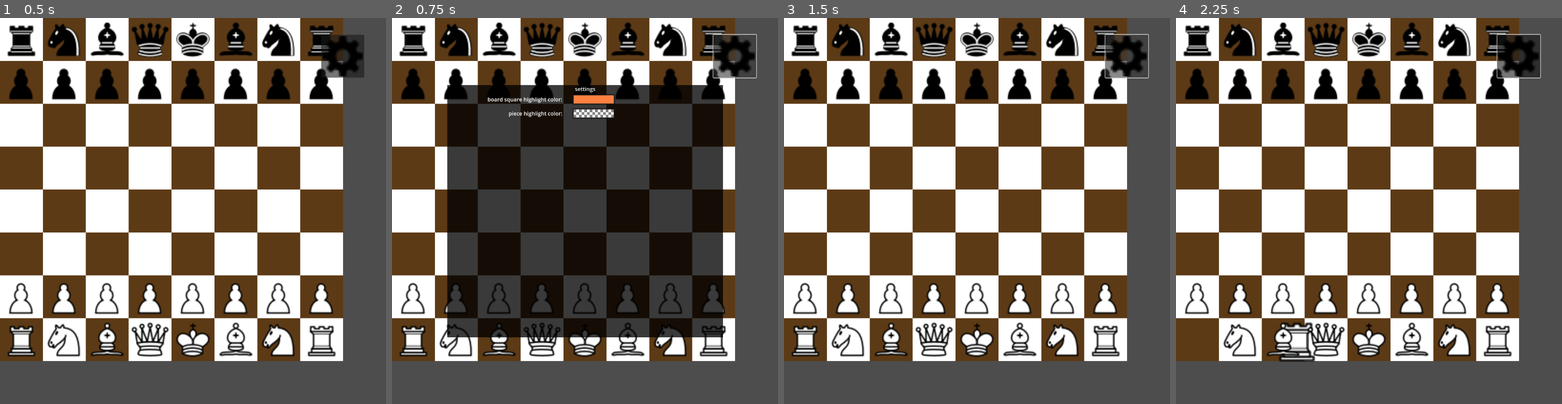
Above: before the commit, frames 1-4 (left to right).
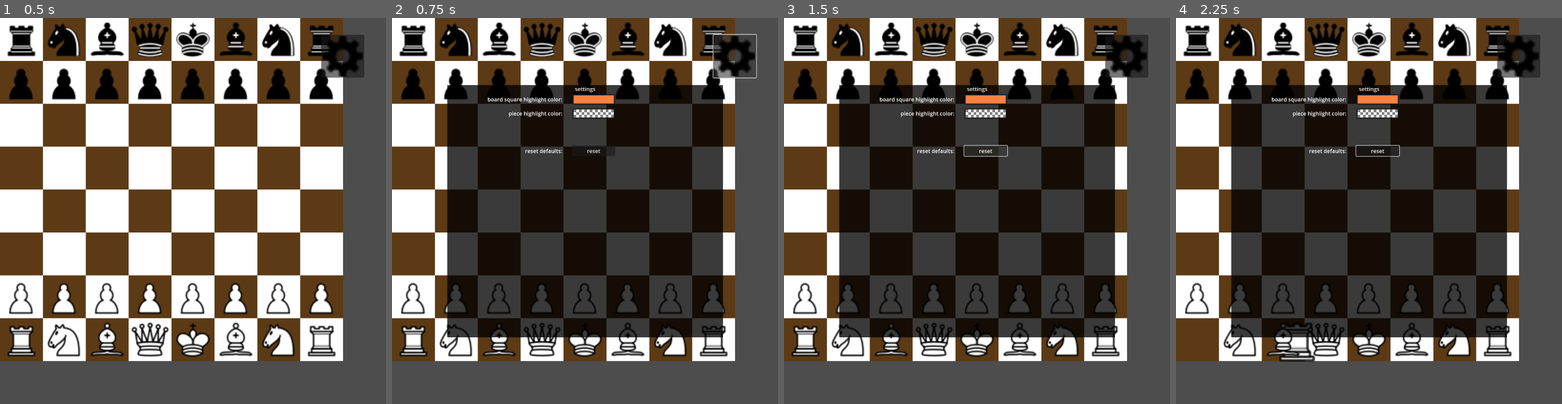
Above: after the commit, the same moments.

Repository: telamonian/chess_2d
Game: Godot game, scene res://game/game_2d.tscn
Two runs of this game, one before a commit and one after it. Both use one fixed random seed, a clock stepped at 60 frames per second and the inputs below.
Inputs (mouse positions are in pixels of both pictures, inside the frame that each line leads up to; where the layout moved, square brackets give the same spot in the first picture):
- Up to frame 1 (0.5 s): no input
- Up to frame 2 (0.75 s): click (735, 56) at 0.5 s
- Up to frame 3 (1.5 s): click (984, 149) [1127, 56] at 1.25 s
- Up to frame 4 (2.25 s): drag from (1199, 338) to (1496, 338) at 2.02 s

Frame 1 is identical in both runs. In frame 2, less than 0.1% of the frame differs, in the area x 34-54%, y 33-36%; in frame 3, 45%, in the area x 14-95%, y 4-83%; in frame 4, 45%.

Commit message:
closes #1. Adds a functional "reset" button to bottom of settings menu

Diff:
--- a/game/settings/board_highlight_picker_button.gd
+++ b/game/settings/board_highlight_picker_button.gd
@@ -1,11 +1,14 @@
 extends ColorPickerButton
 
-var opt = Opt.get_option_by_section("game", "square_highlight")
+var opt_section = "game"
+var opt_name = "square_highlight"
 
-# Called when the node enters the scene tree for the first time.
+func set_button_color(opt: Opt.Option):
+  color = opt.value
+
 func _ready() -> void:
-  color = opt.value
+  Opt.subscribe(opt_section, opt_name, set_button_color)
   color_changed.connect(_on_color_changed)
 
 func _on_color_changed(new_color: Color):
-  Opt.set_option_value(opt.section, opt.name, new_color)
+  Opt.set_option_value(opt_section, opt_name, new_color)
--- a/game/settings/piece_highlight_picker_button.gd
+++ b/game/settings/piece_highlight_picker_button.gd
@@ -1,11 +1,14 @@
 extends ColorPickerButton
 
-var opt = Opt.get_option_by_section("game", "piece_highlight")
+var opt_section = "game"
+var opt_name = "piece_highlight"
 
-# Called when the node enters the scene tree for the first time.
+func set_button_color(opt: Opt.Option):
+  color = opt.value
+
 func _ready() -> void:
-  color = opt.value
+  Opt.subscribe(opt_section, opt_name, set_button_color)
   color_changed.connect(_on_color_changed)
 
 func _on_color_changed(new_color: Color):
-  Opt.set_option_value(opt.section, opt.name, new_color)
+  Opt.set_option_value(opt_section, opt_name, new_color)
--- /dev/null
+++ b/game/settings/reset_button.gd
@@ -0,0 +1,7 @@
+extends Button
+
+func _ready() -> void:
+  pressed.connect(_on_pressed)
+
+func _on_pressed() -> void:
+  Opt.reset_options()
--- a/game/settings/settings_menu.tscn
+++ b/game/settings/settings_menu.tscn
@@ -1,7 +1,8 @@
-[gd_scene load_steps=3 format=3 uid="uid://cqd4o0ugygr6o"]
+[gd_scene load_steps=4 format=3 uid="uid://cqd4o0ugygr6o"]
 
 [ext_resource type="Script" uid="uid://c5knyjb4ealgn" path="res://game/settings/board_highlight_picker_button.gd" id="1_6lqao"]
 [ext_resource type="Script" uid="uid://d2oqy56mju0r5" path="res://game/settings/piece_highlight_picker_button.gd" id="2_jxxnr"]
+[ext_resource type="Script" uid="uid://crlallffrms2b" path="res://game/settings/reset_button.gd" id="3_17gsk"]
 
 [node name="Settings_Menu" type="Control"]
 layout_mode = 3
@@ -77,3 +78,20 @@
 icon_alignment = 1
 color = Color(0.7529412, 0.5803922, 0.5137255, 1)
 script = ExtResource("2_jxxnr")
+
+[node name="BottomSpacerLeft" type="Control" parent="ColorRect/MarginContainer/VBoxContainer/ScrollContainer/GridContainer"]
+custom_minimum_size = Vector2(0, 60)
+layout_mode = 2
+
+[node name="BottomSpacerRight" type="Control" parent="ColorRect/MarginContainer/VBoxContainer/ScrollContainer/GridContainer"]
+layout_mode = 2
+
+[node name="Reset_Label" type="Label" parent="ColorRect/MarginContainer/VBoxContainer/ScrollContainer/GridContainer"]
+layout_mode = 2
+text = "reset defaults: "
+horizontal_alignment = 2
+
+[node name="Reset_Button" type="Button" parent="ColorRect/MarginContainer/VBoxContainer/ScrollContainer/GridContainer"]
+layout_mode = 2
+text = "reset"
+script = ExtResource("3_17gsk")
--- a/options.gd
+++ b/options.gd
@@ -55,15 +55,20 @@
   for d in defaults:
     create_option(d[0], d[1], d[2])
 
-func set_option_value(section: String, name: String, value):
-  get_option_by_section(section, name).value = value
-  save_config()
-
 func get_option_by_name(name: String) -> Option:
   return by_name[name]
 
 func get_option_by_section(section: String, name: String) -> Option:
   return by_section[section][name]
+
+func reset_options():
+  for o in by_name.values():
+    o.reset()
+  save_config()
+
+func set_option_value(section: String, name: String, value):
+  get_option_by_section(section, name).value = value
+  save_config()
 
 func load_config() -> bool:
   var config = ConfigFile.new()
Not shown, added: game/settings/reset_button.gd.uid
